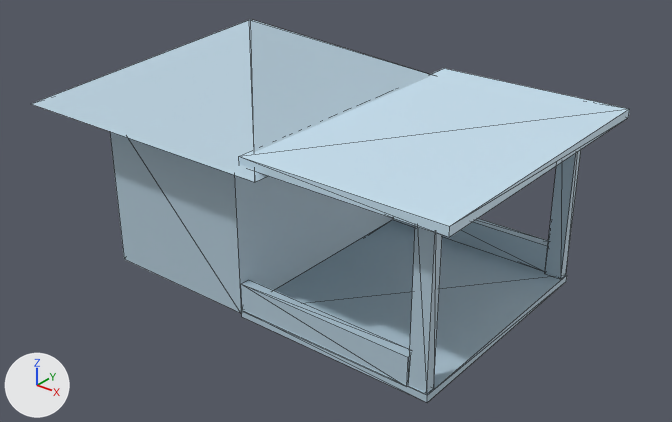
Renders of the glTF model models/Housing10Nav.glb from each side of a commit.
Before and after are seen from a camera (50 mm lens) standing at (14.09, -15.39, 11.14) and looking at (2.01, -0.29, 1.78). Every picture has the same lights, and +X, +Y and +Z are marked at lower left. The first picture is the older version. Mesh edges are drawn as thin lines. Where no turn or scale is listed for an object, it has been applied to the vertices.
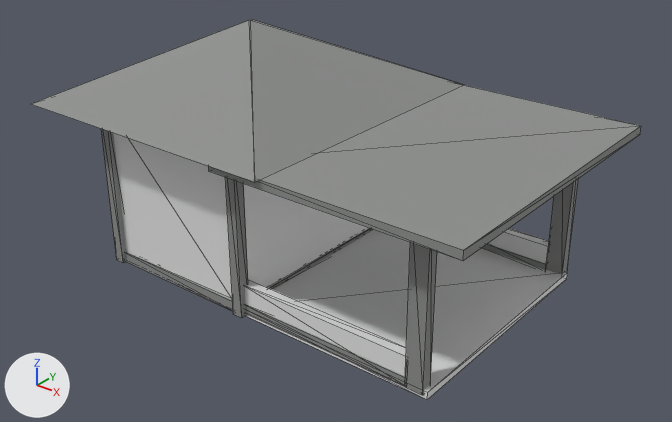
Commit message: Housing models update

What the commit changed:
Material 'Gray roof columns and wall trim #8e908e' (mat_gray_roof_columns_and_wall_trim__8e908e) is new.
Its base color is (0.27, 0.279, 0.27) (grey #8e908e).
Its roughness is 0.8.
me_cube_036 has 8 vertices, 12 faces and spans x -2.0..2.0, y -3.0..3.0, z -2.0..2.0.
me_cube_036 no longer uses material mat_material_035 (blue #b4cbd9).
me_cube_037 has 8 vertices, 12 faces and spans x -3.55..3.55, y -3.74..3.74, z -0.9..0.9.
me_cube_037 no longer uses material mat_material_036 (blue #b4cbd9).
me_cube_037 gains material mat_gray_roof_columns_and_wall_trim__8e908e (grey #8e908e).
me_cube_038 has 8 vertices, 12 faces and spans x -2.48..2.48, y -2.99..2.99, z -0.09..0.09.
me_cube_038 no longer uses material mat_material_037 (blue #b4cbd9).
me_cube_039 has 8 vertices, 12 faces and spans x -0.21..0.21, y -0.12..0.12, z -2.0..2.0.
me_cube_039 no longer uses material mat_material_041 (blue #b4cbd9).
me_cube_039 gains material mat_gray_roof_columns_and_wall_trim__8e908e (grey #8e908e).
me_cube_040 has 8 vertices, 12 faces and spans x -0.21..0.21, y -0.12..0.12, z -2.0..2.0.
me_cube_040 no longer uses material mat_material_042 (blue #b4cbd9).
me_cube_040 gains material mat_gray_roof_columns_and_wall_trim__8e908e (grey #8e908e).
me_cube_041 has 8 vertices, 12 faces and spans x -2.4..2.4, y -3.66..3.66, z -0.1..0.1.
me_cube_041 no longer uses material mat_material_038 (blue #c9e3f2).
me_cube_041 gains material mat_gray_roof_columns_and_wall_trim__8e908e (grey #8e908e).
me_cube_042 has 8 vertices, 12 faces and spans x -2.23..2.23, y -0.12..0.12, z -0.35..0.35.
me_cube_042 no longer uses material mat_material_039 (blue #b4cbd9).
Mesh me_cube_014 is new.
It is a box spanning x -2.23..2.23, y -0.14..0.14, z -0.11..0.11.
It uses material mat_gray_roof_columns_and_wall_trim__8e908e (grey #8e908e).
Mesh me_cube_011 is new.
It is a box spanning x -2.0..2.0, y -0.04..0.04, z -0.13..0.13.
It uses material mat_gray_roof_columns_and_wall_trim__8e908e (grey #8e908e).
Mesh me_cube_010 is new.
It is a box spanning x -0.04..0.04, y -3.0..3.0, z -0.13..0.13.
It uses material mat_gray_roof_columns_and_wall_trim__8e908e (grey #8e908e).
Mesh me_cube_007 is new.
It is a box spanning x -0.13..0.13, y -0.13..0.13, z -2.0..2.0.
It uses material mat_gray_roof_columns_and_wall_trim__8e908e (grey #8e908e).
Object 'Cube.002' (ob_cube_002) moves from (3.84, 0.12, 0.03) to (3.84, 0.12, 0.1).
Object 'Cube.003' (ob_cube_003) is rescaled from (1.0, 1.0, 1.0) to (1.0, 1.0, 0.95).
Object 'Cube.004' (ob_cube_004) moves from (6.07, -2.72, 2.11) to (6.02, -2.77, 1.99).
Object 'Cube.004' (ob_cube_004) is rescaled from (1.0, 1.0, 1.0) to (1.0, 1.0, 0.95).
Object 'Cube.005' (ob_cube_005) moves from (4.6, 0.12, 4.13) to (4.4, 0.02, 3.85).
Object 'Cube.005' (ob_cube_005) is rescaled from (1.0, 1.0, 1.0) to (1.23, 1.0, 1.0).
Object 'Gray porch wall base.001' (ob_gray_porch_wall_base_001) is new; it shows me_cube_014.
Its location is (3.64, 3.01, 0.24).
Object 'Gray porch wall base' (ob_gray_porch_wall_base) is new; it shows a copy of me_cube_014.
Its location is (3.61, -2.73, 0.2).
Object 'Gray lower wall trim.002' (ob_gray_lower_wall_trim_002) is new; it shows me_cube_011.
Its location is (-0.63, -2.87, 0.16).
Object 'Gray lower wall trim.001' (ob_gray_lower_wall_trim_001) is new; it shows me_cube_010.
Its location is (1.37, 0.13, 0.16).
Object 'Gray house corner column.002' (ob_gray_house_corner_column_002) is new; it shows me_cube_007.
Its location is (1.37, -2.87, 2.03).
Object 'Gray house corner column' (ob_gray_house_corner_column) is new; it shows a copy of me_cube_007.
Its location is (-2.63, -2.87, 2.03).

Changed parts and their boxes [x1, y1, x2, y2] in the pictures (672 x 422 px):
'Cube.005', recoloured, moved, rescaled (10% wider)
    before: [239, 68, 630, 237]
    after: [209, 85, 641, 261]
'Cube.001', recoloured (darker)
    both: [32, 19, 432, 182]
'Cube', recoloured (blue to white)
    both: [113, 133, 368, 299]
'Cube.002', recoloured, moved
    before: [241, 220, 567, 402]
    after: [245, 230, 568, 400]
'Cube.006', recoloured (blue to white)
    both: [245, 279, 406, 376]
'Cube.004', recoloured, moved, rescaled (8% shorter)
    before: [408, 226, 442, 393]
    after: [405, 242, 437, 395]
'Cube.003', recoloured, rescaled
    before: [545, 150, 581, 278]
    after: [546, 179, 578, 275]
'Gray house corner column.002', added
    after: [225, 177, 248, 318]
'Gray porch wall base', added
    after: [245, 304, 405, 386]
'Gray house corner column', added
    after: [101, 129, 127, 263]
'Gray lower wall trim.002', added
    after: [125, 252, 233, 311]
'Gray lower wall trim.001', added (mostly hidden)
    after: [268, 228, 374, 290]
'Gray porch wall base.001', added
    after: [482, 244, 547, 270]
